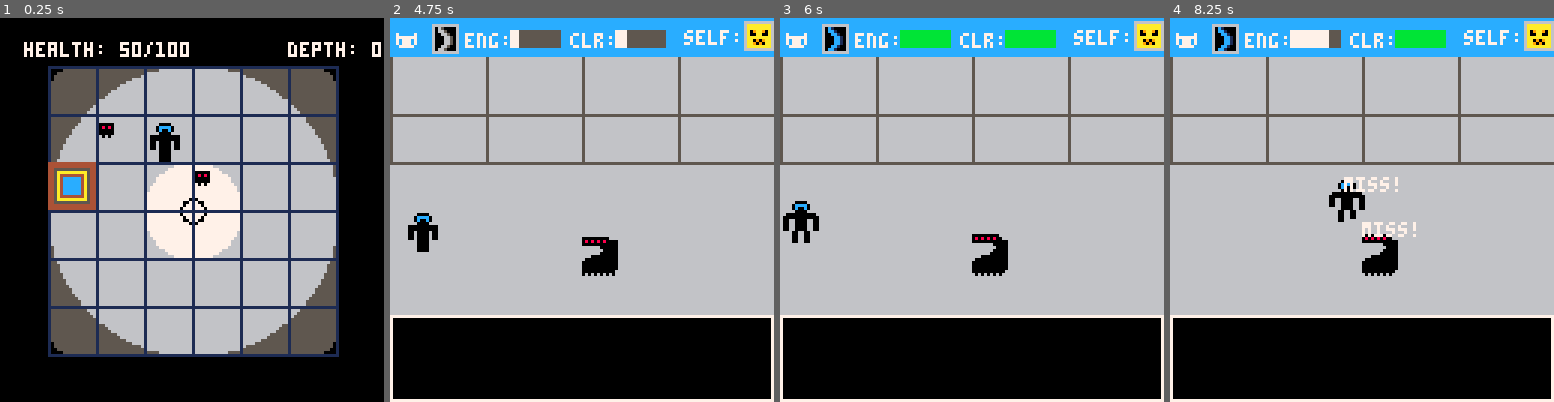
Above: before the commit, frames 1-4 (left to right).
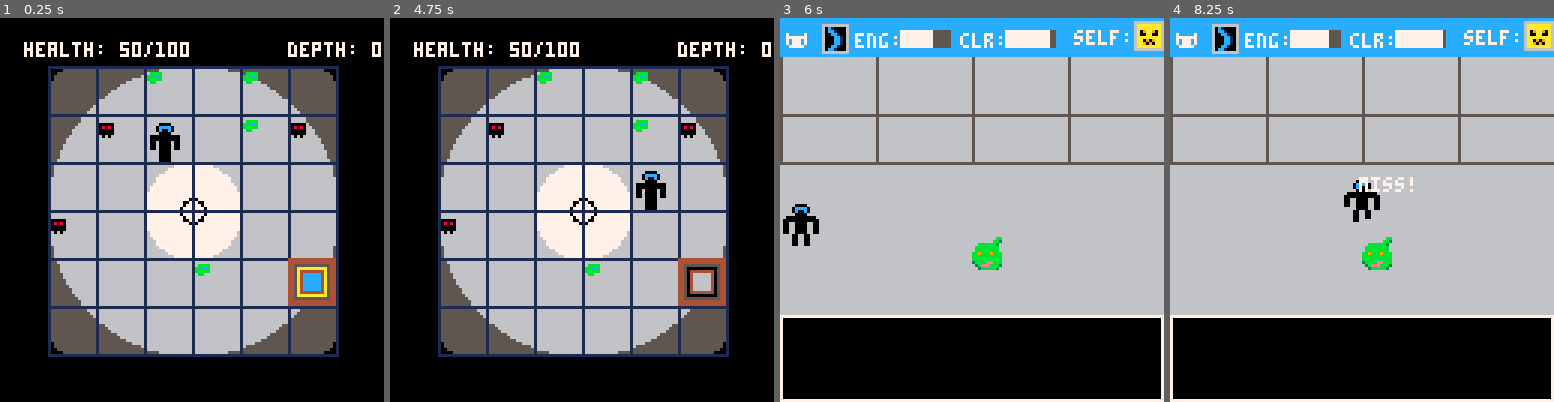
Above: after the commit, the same moments.

Repository: ash2q/into_madness
Game: PICO-8 cartridge into_madness.p8
Same seed, same stepped clock (60 frames per second), same inputs: the game is played once before the commit and once after it.
Inputs:
- Up to frame 1 (0.25 s): no input
- Up to frame 2 (4.75 s): tap X (X key) at 0.33, 1.07, 1.85, 2.97, 4.08 s; tap O (Z key) at 0.7, 1.7, 2.1, 2.5, 2.9, 3.3, 3.7, 4.1, 4.5 s; hold Right 1.6-2.1 s; hold Up 2.15-2.42 s; hold Right 2.47-3.03 s; hold Left 3.08-3.58 s; hold Down 3.63-3.97 s; hold Right 4.02-4.68 s; hold Up from 4.73 s (still down)
- Up to frame 3 (6 s): tap O (Z key) at 4.9, 5.3, 5.7 s; release Up at 5.03 s; hold Left 5.08-5.68 s; tap X (X key) at 5.2 s; hold Down from 5.73 s (still down)
- Up to frame 4 (8.25 s): release Down at 6.03 s; hold Right 6.08-6.58 s; tap O (Z key) every 0.4 s from 6.1 to 8.1 s; tap X (X key) at 6.32, 7.43 s; hold Right 6.63-7.13 s; hold Up 7.18-7.45 s; hold Right 7.5-8.07 s; hold Left from 8.12 s (still down)

The runs differ from the first frame. In frame 1, 3.8% of the frame differs, in the area x 12-88%, y 14-75%; in frame 2, 57%, in the area x 0-100%, y 0-100%; in frame 3, 2.4%; in frame 4, 2.6%.

Commit message:
Remove idea of gear slots, too complex for pico8

Diff:
--- a/into_madness.p8
+++ b/into_madness.p8
@@ -23,29 +23,6 @@
 }
 anim_c=0
 state=game_state.dungeon
-
-
-slot_num={
-	intrinsic=1,
-	primary=2,
-	secondary=3,
-	helmet=4,
-	chestplate=5,
-	pants=6,
-	boots=7,
-	necklace=8
-}
-
-slot_names={  --slots:
-	"intrinsic", --1
-	"primary",   --2
-	"secondary", --3
-	"helmet",    --4
-	"chestplate",--5
-	"pants",     --6
-	"boots",     --7
-	"necklace"   --8
-}
 
 sanity=100.0
 
@@ -444,12 +421,9 @@
 
 
 function equip(ent,g)
-	s=g.slot
-	assert(s!=nil)
-	assert(s<=#slot_names)
 	--unequip(ent,s)
 	assert(g!=nil)
-	ent.gear[s]=g
+	add(ent.gear,g)
 end
 
 function unequip(ent,slot)
@@ -540,16 +514,6 @@
 
 entities={}
 
-e_state={
-	--deciding, walking
-	idle=1,
-	--targeting, usage delays
-	wind_up=2,
-	--using move/action
-	using=3,
-	--todo?
-	stumble=4
-}
 
 --😐 react mode
 --🐱 fight mode
@@ -567,9 +531,8 @@
 	--tb_mv_anim={64,66,68,70},
 	tb_x=2,
 	tb_y=1,
-
-	c_move_anim={64,64,72,72},
-	c_anim={64,64,72,72},
+	c_move_anim={128,130,132,134},
+	c_anim={128,128,134,134},
 	c_sz=2,
 	health=50,
 	max_health=100,
@@ -588,15 +551,11 @@
 	idle=20,
 	--efforts is either acts or moves
 	--depending on p_type
-	efforts={},
 	moves={},
 	acts={},
 	equips={},
 	fight_aspect={},
 	p_type=p1_aspect.fight,
-	c_move_anim={128,130,132,134},
-	c_anim={128,128,134,134},
-
 	to_fight=function(self)
 		self.efforts=self.moves
 		self.p_type=p1_aspect.fight
@@ -610,7 +569,6 @@
 
 int_warrior={
 	name="warrior int.",
-	slot=slot_num.intrinsic,
 	patk=10,
 	pspd=1,
 	pdef=1,
@@ -621,7 +579,6 @@
 
 empty_gear={
 	name="empty gear",
-	slot=nil, --on purpose
 	patk=0,
 	pspd=0,
 	pdef=0,
@@ -694,9 +651,6 @@
 
 end
 
-
-bounce_act={}
-
 function init_actions()
 	bounce_act={
 		name="bounce",
@@ -721,7 +675,6 @@
 	init_moves()
 	int_slime={
 		name="slime int.",
-		slot=slot_num.intrinsic,
 		tb_t=tb_type.gear,
 		patk=10,
 		pspd=5,
@@ -733,7 +686,6 @@
 	}
 	int_splicer={
 		name="splicer int.",
-		slot=slot_num.intrinsic,
 		tb_t=tb_type.gear,
 		patk=10,
 		pspd=5,
@@ -745,7 +697,6 @@
 	}
 	pri_sword={
 		icon=13,
-		slot=slot_num.primary,
 		tb_t=tb_type.gear,
 		tb_anim=tb_anim_chest,
 		tb_spr_size=1,
@@ -760,7 +711,6 @@
 		add_loot(pri_sword)
 	pri_spear={
 		icon=37,
-		slot=slot_num.primary,
 		tb_t=tb_type.gear,
 		tb_anim=tb_anim_chest,
 		tb_spr_size=1,
@@ -821,7 +771,7 @@
 	local hours=stat(93)
 	local tseed=secs+(mins*60)+(hours*60*60)
 	s.seed=flr(tseed+(time()*10)
-		+(roll_num*100)+(s.slot*10))
+		+(roll_num*100))
 	srand(s.seed)
 	aim=total/2
 	--note, no magic yet
@@ -2325,6 +2276,8 @@
 	e.pdef=rnd(stat_max)
 	e.ablt=rnd(stat_max)
 	e.wspd=rnd(stat_max)
+
+    return g
 end
 
 function gen_loot()
--- a/src/0.main.lua
+++ b/src/0.main.lua
@@ -20,29 +20,6 @@
 }
 anim_c=0
 state=game_state.dungeon
-
-
-slot_num={
-	intrinsic=1,
-	primary=2,
-	secondary=3,
-	helmet=4,
-	chestplate=5,
-	pants=6,
-	boots=7,
-	necklace=8
-}
-
-slot_names={  --slots:
-	"intrinsic", --1
-	"primary",   --2
-	"secondary", --3
-	"helmet",    --4
-	"chestplate",--5
-	"pants",     --6
-	"boots",     --7
-	"necklace"   --8
-}
 
 sanity=100.0
 
@@ -441,12 +418,9 @@
 
 
 function equip(ent,g)
-	s=g.slot
-	assert(s!=nil)
-	assert(s<=#slot_names)
 	--unequip(ent,s)
 	assert(g!=nil)
-	ent.gear[s]=g
+	add(ent.gear,g)
 end
 
 function unequip(ent,slot)
--- a/src/1.specs.lua
+++ b/src/1.specs.lua
@@ -2,16 +2,6 @@
 
 entities={}
 
-e_state={
-	--deciding, walking
-	idle=1,
-	--targeting, usage delays
-	wind_up=2,
-	--using move/action
-	using=3,
-	--todo?
-	stumble=4
-}
 
 --😐 react mode
 --🐱 fight mode
@@ -29,9 +19,8 @@
 	--tb_mv_anim={64,66,68,70},
 	tb_x=2,
 	tb_y=1,
-
-	c_move_anim={64,64,72,72},
-	c_anim={64,64,72,72},
+	c_move_anim={128,130,132,134},
+	c_anim={128,128,134,134},
 	c_sz=2,
 	health=50,
 	max_health=100,
@@ -50,15 +39,11 @@
 	idle=20,
 	--efforts is either acts or moves
 	--depending on p_type
-	efforts={},
 	moves={},
 	acts={},
 	equips={},
 	fight_aspect={},
 	p_type=p1_aspect.fight,
-	c_move_anim={128,130,132,134},
-	c_anim={128,128,134,134},
-
 	to_fight=function(self)
 		self.efforts=self.moves
 		self.p_type=p1_aspect.fight
@@ -72,7 +57,6 @@
 
 int_warrior={
 	name="warrior int.",
-	slot=slot_num.intrinsic,
 	patk=10,
 	pspd=1,
 	pdef=1,
@@ -83,7 +67,6 @@
 
 empty_gear={
 	name="empty gear",
-	slot=nil, --on purpose
 	patk=0,
 	pspd=0,
 	pdef=0,
@@ -156,9 +139,6 @@
 
 end
 
-
-bounce_act={}
-
 function init_actions()
 	bounce_act={
 		name="bounce",
@@ -183,7 +163,6 @@
 	init_moves()
 	int_slime={
 		name="slime int.",
-		slot=slot_num.intrinsic,
 		tb_t=tb_type.gear,
 		patk=10,
 		pspd=5,
@@ -195,7 +174,6 @@
 	}
 	int_splicer={
 		name="splicer int.",
-		slot=slot_num.intrinsic,
 		tb_t=tb_type.gear,
 		patk=10,
 		pspd=5,
@@ -207,7 +185,6 @@
 	}
 	pri_sword={
 		icon=13,
-		slot=slot_num.primary,
 		tb_t=tb_type.gear,
 		tb_anim=tb_anim_chest,
 		tb_spr_size=1,
@@ -222,7 +199,6 @@
 		add_loot(pri_sword)
 	pri_spear={
 		icon=37,
-		slot=slot_num.primary,
 		tb_t=tb_type.gear,
 		tb_anim=tb_anim_chest,
 		tb_spr_size=1,
@@ -283,7 +259,7 @@
 	local hours=stat(93)
 	local tseed=secs+(mins*60)+(hours*60*60)
 	s.seed=flr(tseed+(time()*10)
-		+(roll_num*100)+(s.slot*10))
+		+(roll_num*100))
 	srand(s.seed)
 	aim=total/2
 	--note, no magic yet
@@ -367,6 +343,7 @@
 end
 
 
+
 function apply_dmg(src,e,dmg,rdmg)
 	if src==p1 then
 		add_log("attacking!"..anim_c)
--- a/src/7.loot.lua
+++ b/src/7.loot.lua
@@ -8,6 +8,8 @@
 	e.pdef=rnd(stat_max)
 	e.ablt=rnd(stat_max)
 	e.wspd=rnd(stat_max)
+
+    return g
 end
 
 function gen_loot()
